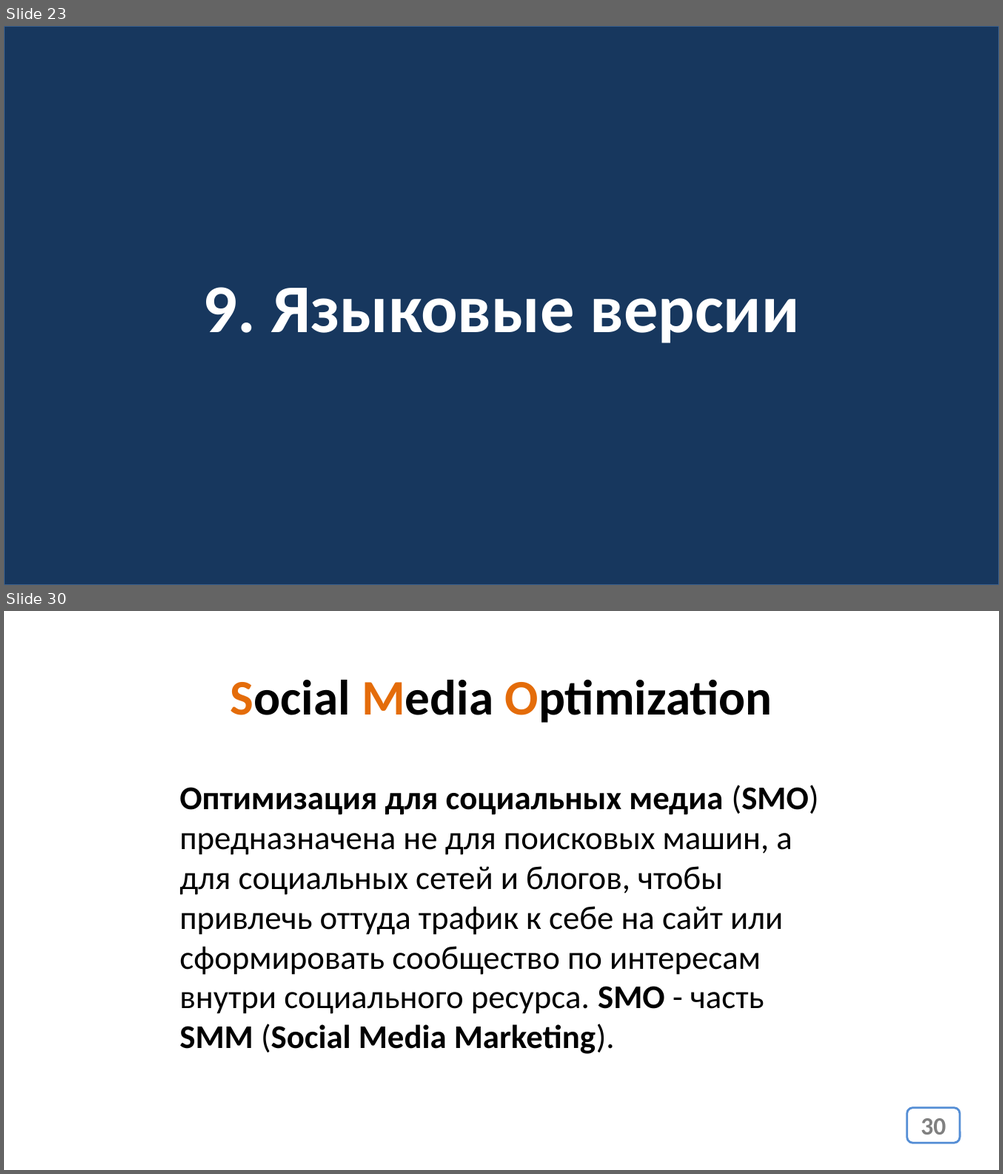
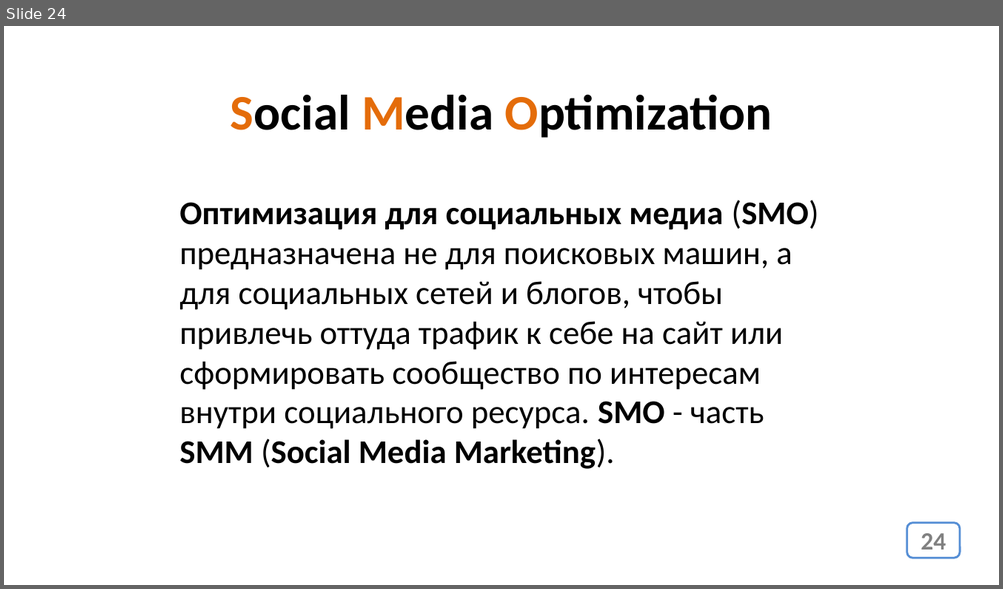
Before and after one commit to web38-ortdnipro/lesson14, a slide deck: lesson14.pptx. Shown one above the other, each under a label of ours: slides 23 and 30 before the commit, slide 24 after it; the slides between them are not shown. The pictures are 1003x1174 and 1003x589 pixels, drawn with LibreOffice and Linux fonts; fonts in the diff are those of the drawing. Boxes give left, top, right and bottom in pixels: in the first picture for what was removed or moved away, otherwise in the second. Text is boxed around its words. In the diff, an @@ line names an element or a change of style, - is before the commit and + after.

```diff
--- a/lesson14.pptx
+++ b/lesson14.pptx
@@ slide 23 removed at bbox=[4, 26, 999, 585], background #FFFFFF @@
@@ rectangle removed at bbox=[4, 26, 999, 585] @@
@@ text removed at bbox=[203, 287, 800, 343] @@
-9. Языковые версии
@@ what was slide 30 is now slide 24 @@
@@ page number at bbox=[920, 534, 945, 550]: text changed @@
-30
+24
```
Also in this commit, not shown: 2 slides changed, 5 other slides removed, 1 other file.
